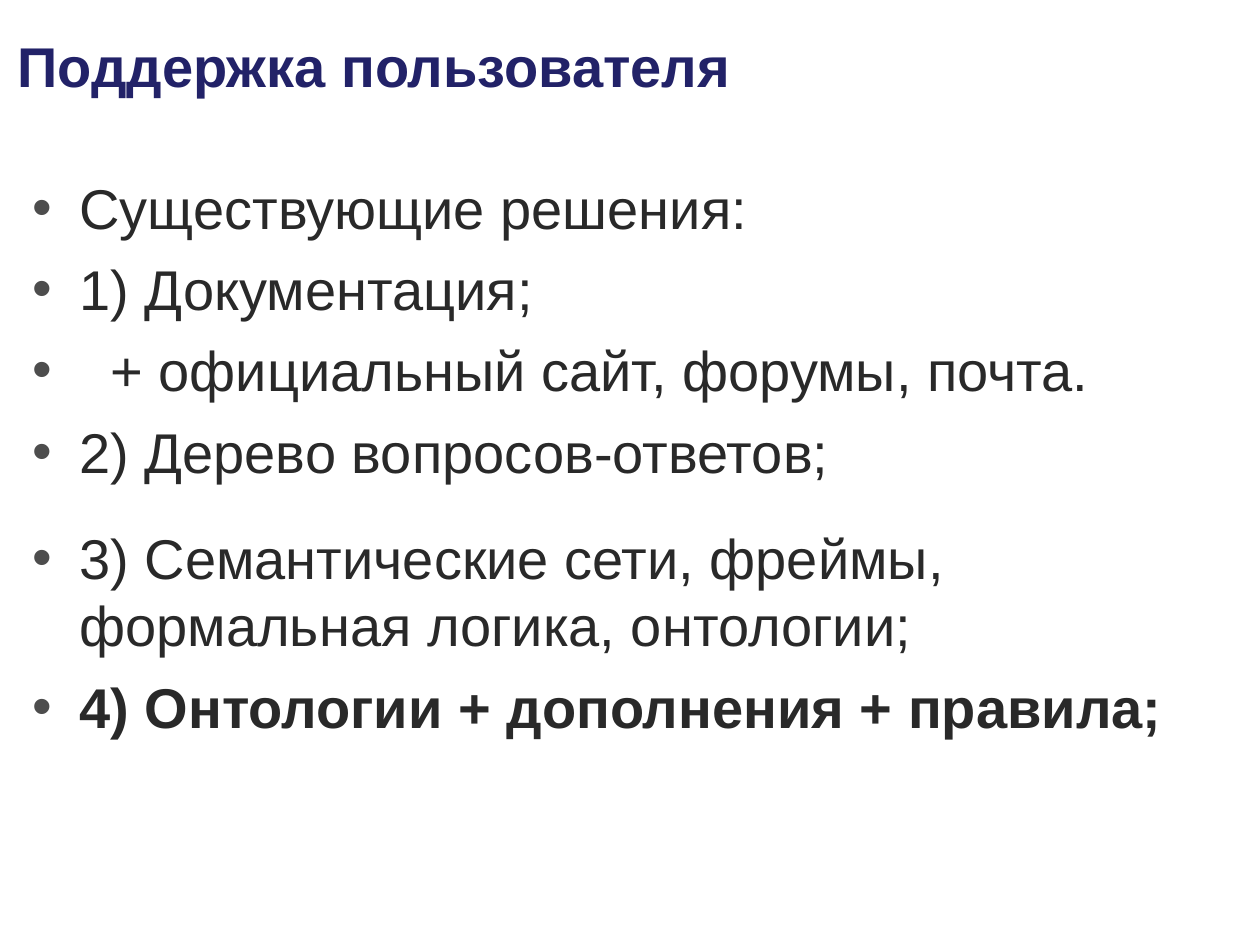
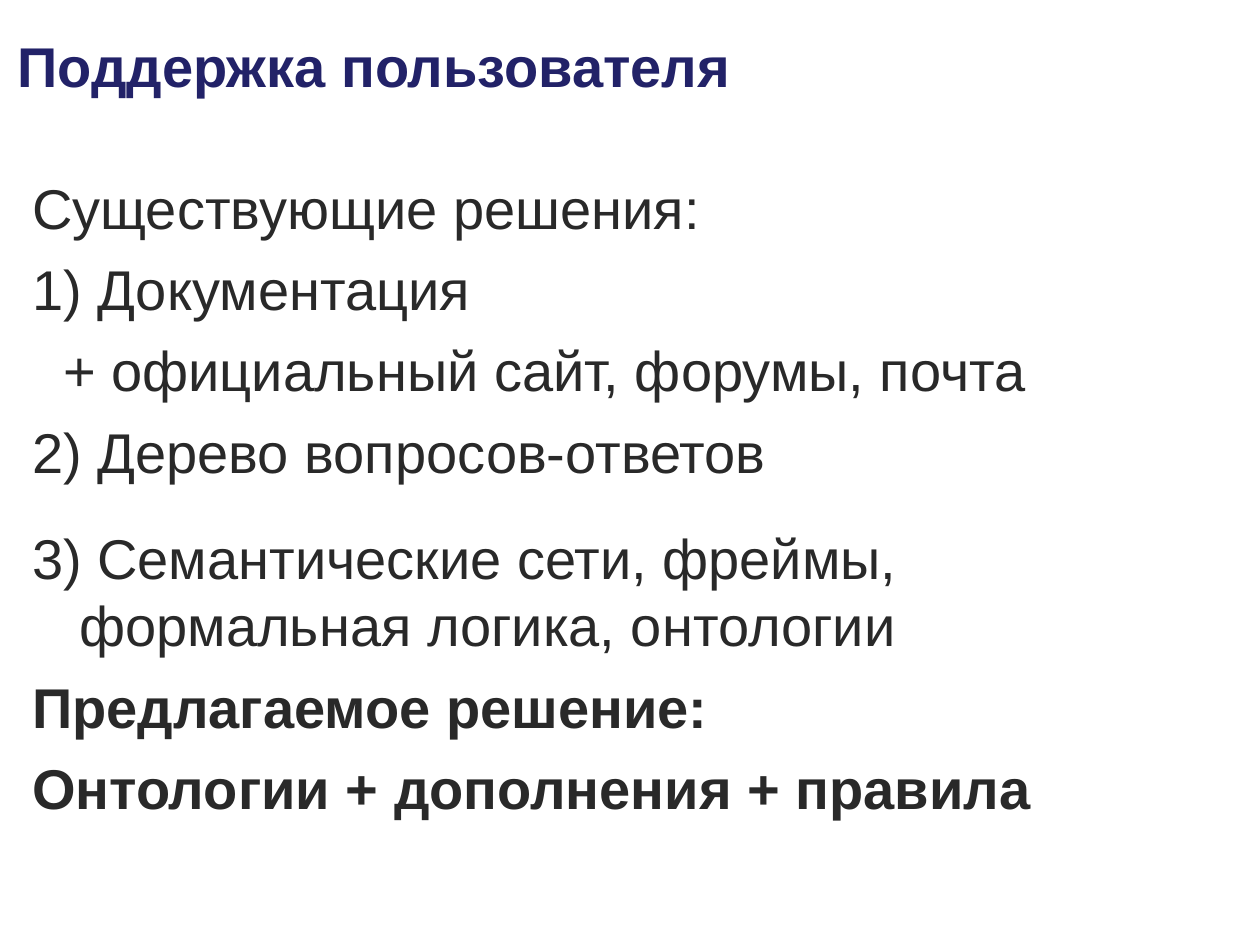
Before and after one commit to podtelkin/NII-NKT, a slide deck: slide 6 of master/master.ppt. Drawn at 1260x945 pixels with LibreOffice and Linux fonts; fonts in the diff are those of the drawing; background and template pictures are left out. Boxes give left, top, right and bottom in pixels: in the first picture for what was removed or moved away, otherwise in the second. Text is boxed around its words. In the diff, an @@ line names an element or a change of style, - is before the commit and + after.

```diff
--- a/master/master.ppt
+++ b/master/master.ppt
@@ text at (32, 190, 699, 240): bullet • to none @@
@@ text at (32, 269, 1031, 820): text changed @@
-• 1) Документация;
-• + официальный сайт, форумы, почта.
-• 2) Дерево вопросов-ответов;
-• 3) Семантические сети, фреймы, формальная логика, онтологии;
-• 4) Онтологии + дополнения + правила;
+1) Документация
++ официальный сайт, форумы, почта
+2) Дерево вопросов-ответов
+3) Семантические сети, фреймы, формальная логика, онтологии
+Предлагаемое решение:
+Онтологии + дополнения + правила
```
Also in this commit, not shown: 12 other slides changed.
